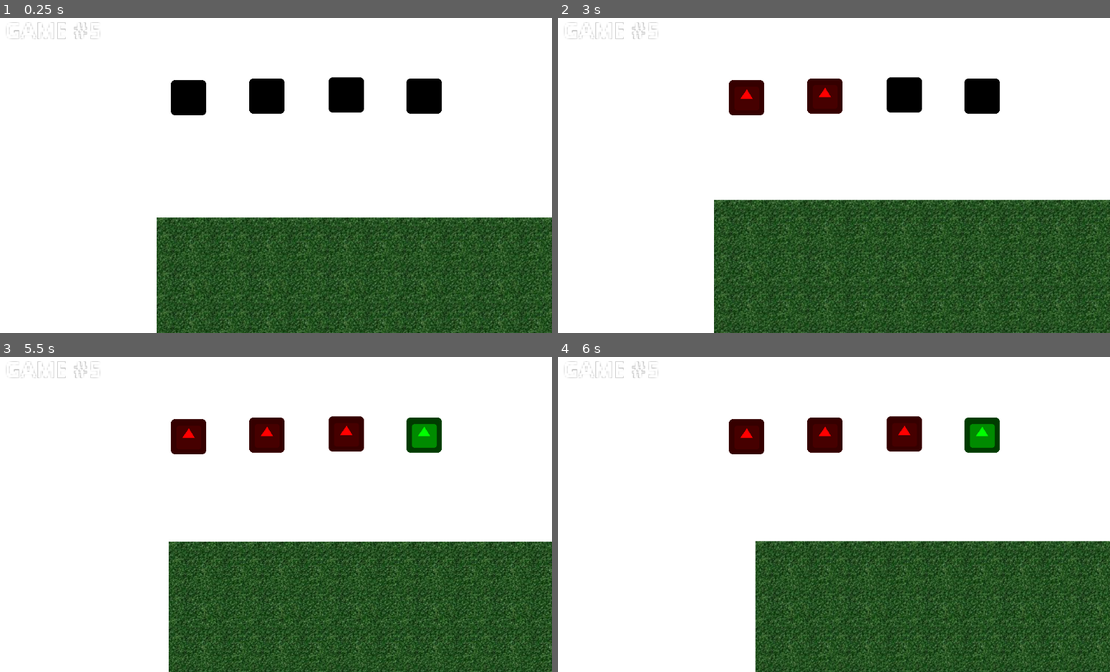
Above: before the commit, frames 1-4 (two rows, left to right).
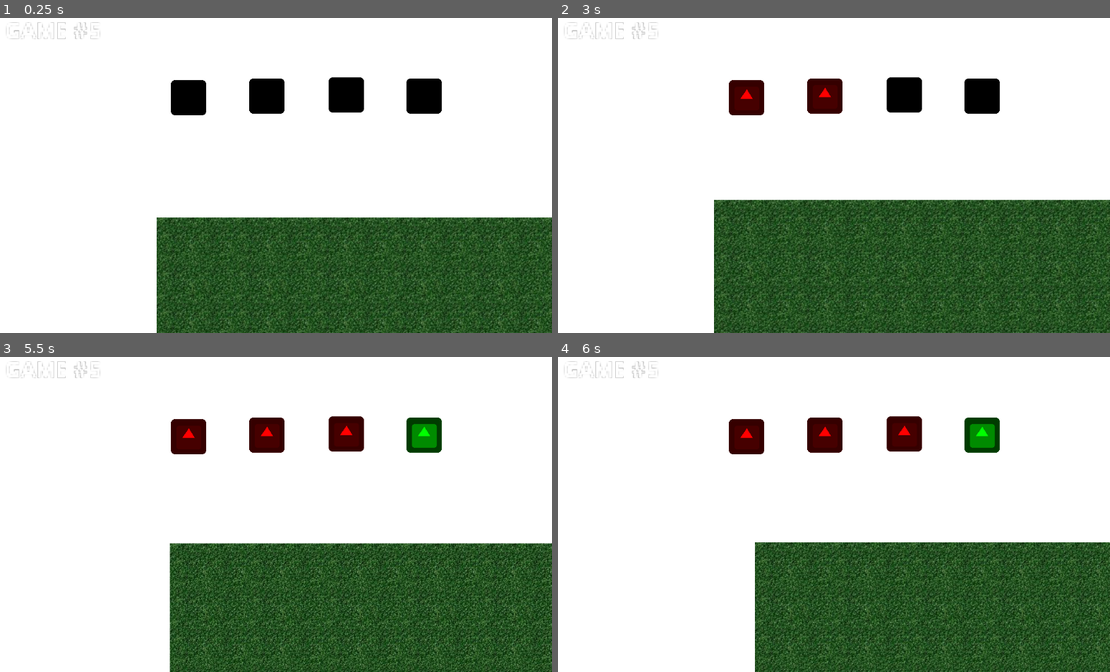
Above: after the commit, the same moments.

Repository: uspgamedev/Blueprint-Blast
Game: Godot game, scene res://test/TestRaceWithAI.tscn
Two runs of this game, one before a commit and one after it. Both use one fixed random seed, a clock stepped at 60 frames per second and the inputs below. This scene is started directly instead of the project's main scene. The engine's default icon, where the game draws it, is replaced by a stand-in: a white triangle on a blue panel in a dark square.
Inputs (mouse positions are in pixels of both pictures, inside the frame that each line leads up to):
- Up to frame 1 (0.25 s): no input
- Up to frame 2 (3 s): move the mouse to (723, 121) at 0.52 s; hold Right (ui_right) 0.53-1.28 s; tap Space (shoot) at 0.6, 1.55, 2.3 s; move the mouse to (712, 184) at 1.27 s; hold A (reverse) 1.28-2.03 s; click (712, 184) at 1.35 s; move the mouse to (883, 96) at 2.02 s; hold Right (ui_right) 2.03-2.78 s; hold S (rotate_clockwise) 2.03-2.78 s; tap Enter at 2.75 s; move the mouse to (800, 235) at 2.77 s; hold D (accelerate) from 2.78 s (still down); tap W (rotate_counter_clockwise) at 2.85 s
- Up to frame 3 (5.5 s): tap Space (shoot) at 3.05, 3.6, 4.35, 5.3 s; tap R (reset) at 3.5, 4.25 s; move the mouse to (441, 555) at 3.52 s; release D (accelerate) at 3.53 s; hold Left (ui_left) 3.53-5.03 s; move the mouse to (99, 457) at 4.27 s; move the mouse to (298, 508) at 5.02 s; press the mouse at (298, 508) at 5.03 s; hold A (reverse) from 5.03 s (still down)
- Up to frame 4 (6 s): move the mouse to (745, 423) at 5.77 s; release A (reverse) at 5.78 s; release the mouse at (745, 423) at 5.78 s; hold Right (ui_right) from 5.78 s (still down); tap S (rotate_clockwise) at 5.85 s

Frames 1-2 are identical in both runs. In frame 3, 11% of the frame differs, in the area x 30-100%, y 58-100%; in frame 4, 8.7%.

Commit message:
Fix bullet

Diff:
--- a/project/Global.gd
+++ b/project/Global.gd
@@ -6,7 +6,7 @@
 var car_refs := []
 var winners := []
 var winner_list_gui
-var terrain_difficulty := 1 # 1-10
+var terrain_difficulty := 5 # 1-5
 
 onready var car_maker : CarMaker = CarMaker.new()
 
--- a/project/ai/AICar.gd
+++ b/project/ai/AICar.gd
@@ -1,7 +1,7 @@
 extends BaseCar
 class_name AICar
 
-export var ai_acceleration = 150
+export var ai_acceleration = 250
 
 func _ready():
 	acceleration = ai_acceleration
--- a/project/bullets/Bullet.gd
+++ b/project/bullets/Bullet.gd
@@ -1,11 +1,12 @@
 extends RigidBody2D
 class_name Bullet
 
-const VELOCITY = 500
-const DAMAGE = 20
-const LIFETIME = 5
-const EXPLOSION_FORCE = 150
-const RADIUS = 60
+const VELOCITY := 1000
+const DAMAGE := 20
+const LIFETIME := 5
+const IMPULSE_FORCE := 200
+const ROTATION_FORCE = 2
+const RADIUS := 400
 
 var shooter
 
@@ -22,12 +23,14 @@
 	for car in Global.car_refs:
 		var vector : Vector2 = car.global_position - global_position
 		var magnitude : float = clamp(inverse_lerp(RADIUS, 0, vector.length()), 0, 1)
-		var impulse : float = lerp(0, EXPLOSION_FORCE, magnitude)
+		var impulse : float = lerp(0, IMPULSE_FORCE, magnitude)
 		car.apply_impulse(Vector2(0, 0), vector.normalized() * impulse)
 		randomize()
-		car.angular_velocity += vector.normalized().x * impulse/20
+		car.back_wheel.apply_impulse(Vector2(0, 0), -vector.normalized().rotated(PI/2) * impulse * ROTATION_FORCE)
+		car.front_wheel.apply_impulse(Vector2(0, 0), vector.normalized().rotated(PI/2) * impulse * ROTATION_FORCE)
+		var damage = inverse_lerp(0, IMPULSE_FORCE, impulse) * DAMAGE
+		car.apply_damage(damage)
 	obliterate()
-
 
 func _on_Bullet_body_entered(body):
 	if body != shooter:
--- a/project/bullets/Bullet.tscn
+++ b/project/bullets/Bullet.tscn
@@ -11,7 +11,7 @@
 script = ExtResource( 1 )
 
 [node name="CollisionPolygon2D" type="CollisionPolygon2D" parent="."]
-polygon = PoolVector2Array( -6.77529, -2.21089, 5.12572, -2.23788, 8.27256, 0.209671, 5.21274, 2.17498, -6.84839, 2.17498 )
+polygon = PoolVector2Array( -30.7048, -10.9404, 22.3547, -10.6168, 34.649, -0.263763, 21.0606, 11.0599, -30.3812, 11.0599 )
 
 [node name="Lifetime" type="Timer" parent="."]
 [connection signal="body_entered" from="." to="." method="_on_Bullet_body_entered"]
--- a/project/car/BaseCar.gd
+++ b/project/car/BaseCar.gd
@@ -1,13 +1,14 @@
 extends RigidBody2D
 class_name BaseCar
 
-const BULLET_PATH = "res://bullets/Bullet.tscn"
-const INVINCIBILITY_TIME = 3
-const RESET_OFFSET = 200
+const BULLET_PATH := "res://bullets/Bullet.tscn"
+const INVINCIBILITY_TIME := 3
+const RESET_OFFSET := 200
 
-var acceleration = 300
-var bullet_cooldown = .5
-var invincible = false
+var hp := 100
+var acceleration := 300
+var bullet_cooldown := 1
+var invincible := false
 onready var front_wheel = get_node("FrontWheel/SpinningBody")
 onready var back_wheel = get_node("BackWheel/SpinningBody")
 
@@ -83,3 +84,8 @@
 
 	tween.queue_free()
 	invincible = false
+
+func apply_damage(damage : float):
+	hp -= damage
+	if hp <= 0:
+		die()
